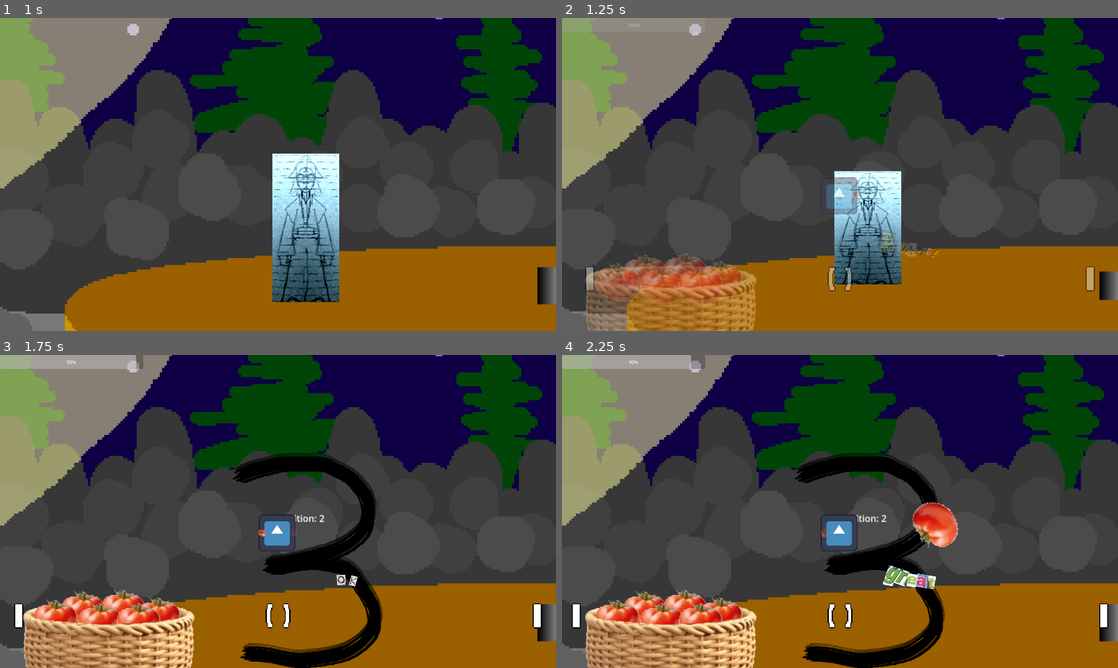
Above: before the commit, frames 1-4 (two rows, left to right).
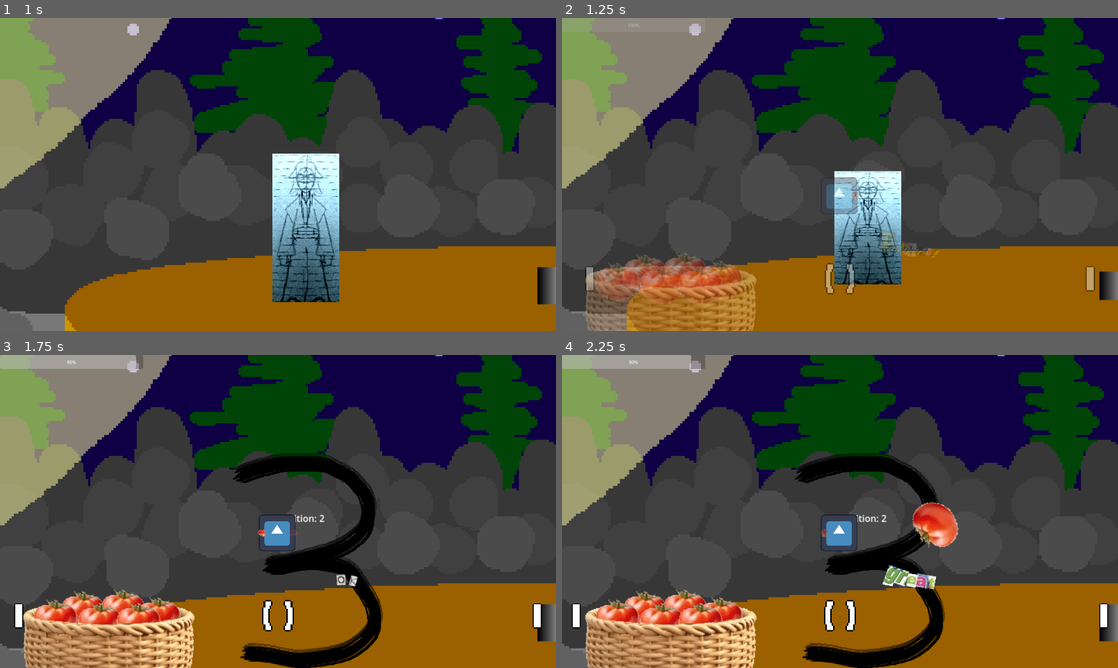
Above: after the commit, the same moments.

Repository: Quarticore/UntitledTomatoGame
Game: Godot game, scene res://scenes/main.tscn
Same seed, same stepped clock (60 frames per second), same inputs: the game is played once before the commit and once after it. The engine's default icon, where the game draws it, is replaced by a stand-in: a white triangle on a blue panel in a dark square. Sound files missing from this copy of the repository are replaced by a short silence.
Inputs (mouse positions are in pixels of both pictures, inside the frame that each line leads up to):
- Up to frame 1 (1 s): move the mouse to (150, 143) at 0.52 s; hold D (InputRight) from 0.53 s (still down); click (150, 143) at 0.6 s
- Up to frame 2 (1.25 s): keep holding D (InputRight)
- Up to frame 3 (1.75 s): move the mouse to (555, 621) at 1.27 s; release D (InputRight) at 1.28 s; hold A (InputLeft) from 1.28 s (still down); tap S (InputMiddle) at 1.35 s; click (555, 621) at 1.42 s
- Up to frame 4 (2.25 s): move the mouse to (895, 442) at 2.02 s; release A (InputLeft) at 2.03 s; hold D (InputRight) from 2.03 s (still down); click (895, 442) at 2.1 s

Frame 1 is identical in both runs. In frame 2, 0.3% of the frame differs, in the area x 47-68%, y 71-89%; in frame 3, 0.3%; in frame 4, 0.4%, in the area x 47-68%, y 67-89%.

Commit message:
fix: better band member defeated label

Diff:
--- a/assets/scripts/beat_indicator.gd
+++ b/assets/scripts/beat_indicator.gd
@@ -2,8 +2,8 @@
 
 
 const METRONOME: Script = preload("res://assets/scripts/metronome.gd")
-const MIN_SIZE: float = 3
-const MAX_SIZE: float = 4
+const MIN_SIZE: float = 4
+const MAX_SIZE: float = 5
 const EDGE_POS := Vector2(960, 0)
 
 @export var audio_manager: METRONOME
--- a/assets/scripts/gameplay_ui.gd
+++ b/assets/scripts/gameplay_ui.gd
@@ -1,10 +1,10 @@
 extends Node
 
 const HIT_QUALITY_ITEM = preload("res://scenes/hit_quality_item.tscn")
-const HIT_PERFECT = preload("res://assets/images/input_perfect.png")
-const HIT_GREAT = preload("res://assets/images/input_great.png")
-const HIT_OKAY = preload("res://assets/images/input_okay.png")
-const HIT_MISS = preload("res://assets/images/input_miss.png")
+const HIT_PERFECT = preload("res://assets/images/input_perfect_px.png")
+const HIT_GREAT = preload("res://assets/images/input_great_px.png")
+const HIT_OKAY = preload("res://assets/images/input_okay_px.png")
+const HIT_MISS = preload("res://assets/images/input_miss_px.png")
 
 @onready var game_manager: GameManager = get_node("/root/GameManager")
 
--- a/scenes/main.tscn
+++ b/scenes/main.tscn
@@ -15,7 +15,7 @@
 [ext_resource type="Texture2D" uid="uid://cq7526a1feqeg" path="res://assets/images/test_2.png" id="6_sw0xo"]
 [ext_resource type="Texture2D" uid="uid://cxa4jaqlo53gu" path="res://assets/images/test_3.png" id="7_oerax"]
 [ext_resource type="Texture2D" uid="uid://b6ek3ok0h6wn6" path="res://assets/images/test_dead.png" id="8_pmdbd"]
-[ext_resource type="FontFile" uid="uid://dml0vyi4v35ld" path="res://assets/font/DeadeldermetalRegular.otf" id="8_whrdu"]
+[ext_resource type="Texture2D" uid="uid://cme3ljtqrgg5k" path="res://assets/images/band_member_defeated.png" id="13_t5d2o"]
 
 [sub_resource type="Resource" id="Resource_yb7fm"]
 script = ExtResource("4_wvsy8")
@@ -38,35 +38,28 @@
 maybe_change_every_x_beats = 2
 reduction_per_hit = 2.0
 
-[sub_resource type="LabelSettings" id="LabelSettings_gmt1r"]
-font = ExtResource("8_whrdu")
-font_size = 128
-font_color = Color(0.821395, 0, 0.201257, 1)
-outline_size = 20
-outline_color = Color(0, 0, 0, 1)
-
-[sub_resource type="Animation" id="Animation_35kx0"]
+[sub_resource type="Animation" id="Animation_pjq5x"]
 resource_name = "fade_in"
-length = 2.0
-tracks/0/type = "value"
-tracks/0/imported = false
-tracks/0/enabled = true
-tracks/0/path = NodePath(".:self_modulate")
-tracks/0/interp = 1
-tracks/0/loop_wrap = true
-tracks/0/keys = {
-"times": PackedFloat32Array(0, 1, 1.7, 2),
+length = 2.5
+tracks/0/type = "value"
+tracks/0/imported = false
+tracks/0/enabled = true
+tracks/0/path = NodePath(".:modulate")
+tracks/0/interp = 1
+tracks/0/loop_wrap = true
+tracks/0/keys = {
+"times": PackedFloat32Array(0, 1.03333, 1.93333, 2.2),
 "transitions": PackedFloat32Array(1, 1, 1, 1),
 "update": 0,
 "values": [Color(1, 1, 1, 0), Color(1, 1, 1, 1), Color(1, 1, 1, 1), Color(1, 1, 1, 0)]
 }
 
-[sub_resource type="Animation" id="Animation_ef6yt"]
+[sub_resource type="Animation" id="Animation_jk5q2"]
 length = 0.001
 tracks/0/type = "value"
 tracks/0/imported = false
 tracks/0/enabled = true
-tracks/0/path = NodePath(".:self_modulate")
+tracks/0/path = NodePath(".:modulate")
 tracks/0/interp = 1
 tracks/0/loop_wrap = true
 tracks/0/keys = {
@@ -76,10 +69,10 @@
 "values": [Color(1, 1, 1, 0)]
 }
 
-[sub_resource type="AnimationLibrary" id="AnimationLibrary_whw7y"]
+[sub_resource type="AnimationLibrary" id="AnimationLibrary_1x5x2"]
 _data = {
-"RESET": SubResource("Animation_ef6yt"),
-"fade_in": SubResource("Animation_35kx0")
+"RESET": SubResource("Animation_jk5q2"),
+"fade_in": SubResource("Animation_pjq5x")
 }
 
 [sub_resource type="Animation" id="Animation_3c3il"]
@@ -194,18 +187,14 @@
 
 [node name="Crowd" parent="GameContainer/GameViewport" instance=ExtResource("6_8qqgb")]
 
-[node name="DefeatLabel" type="Label" parent="."]
-self_modulate = Color(1, 1, 1, 0)
-offset_left = 592.0
-offset_top = 352.0
-offset_right = 1337.0
-offset_bottom = 478.0
-text = "Band Member Defeated"
-label_settings = SubResource("LabelSettings_gmt1r")
+[node name="DefeatLabel" type="Sprite2D" parent="."]
+modulate = Color(1, 1, 1, 0)
+position = Vector2(960, 392)
+texture = ExtResource("13_t5d2o")
 
 [node name="AnimationPlayer" type="AnimationPlayer" parent="DefeatLabel"]
 libraries = {
-"": SubResource("AnimationLibrary_whw7y")
+"": SubResource("AnimationLibrary_1x5x2")
 }
 
 [node name="GameplayUI" type="Node2D" parent="."]
Binary file added: assets/images/band_member_defeated.png
Not shown, added: assets/images/band_member_defeated.png.import
Binary file added: assets/images/input_great_px.png
Not shown, added: assets/images/input_great_px.png.import
Binary file added: assets/images/input_miss_px.png
Not shown, added: assets/images/input_miss_px.png.import
Binary file added: assets/images/input_okay_px.png
Not shown, added: assets/images/input_okay_px.png.import
Binary file added: assets/images/input_perfect_px.png
Not shown, added: assets/images/input_perfect_px.png.import
Binary file added: assets/images/input_terrible_px.png
Not shown, added: assets/images/input_terrible_px.png.import
(and 1 more such lines)
